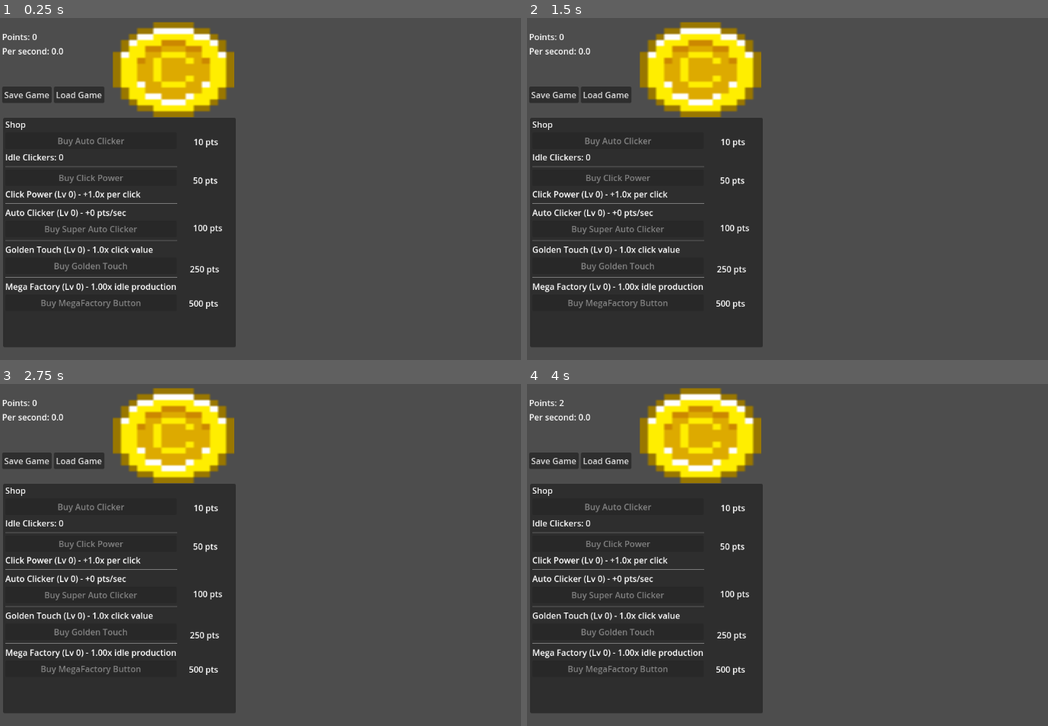
Above: before the commit, frames 1-4 (two rows, left to right).
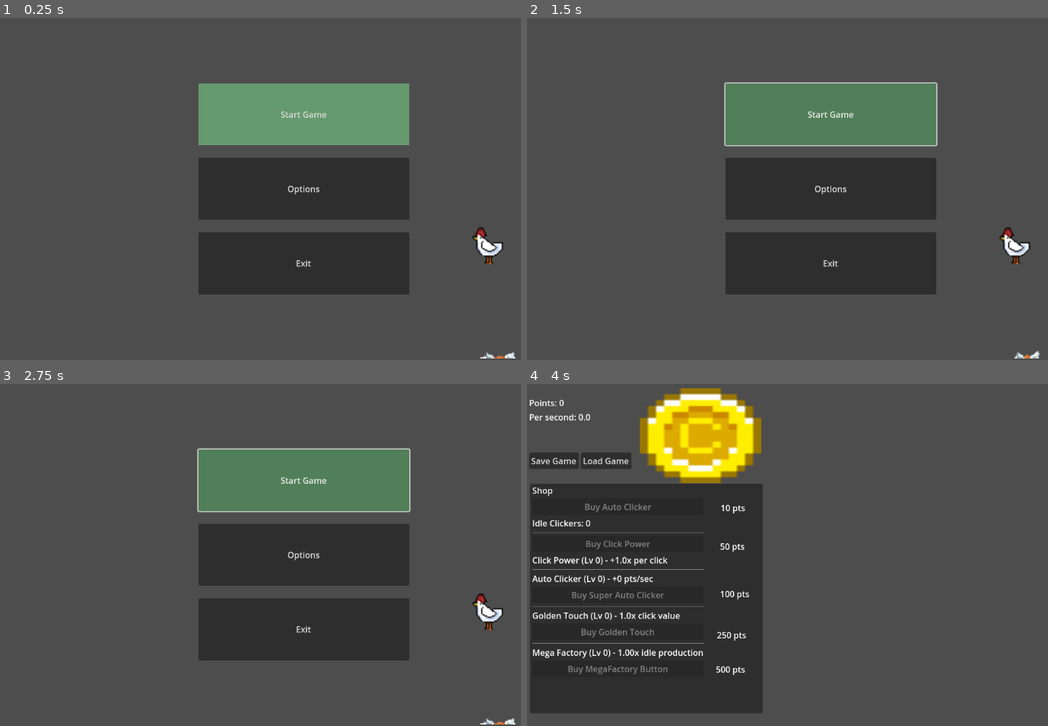
Above: after the commit, the same moments.

Repository: SamuelMTack/Push-Out-Games
Game: Godot game, scene res://main_ui.tscn
Same seed, same stepped clock (60 frames per second), same inputs: the game is played once before the commit and once after it. Before the commit the project starts from res://node_2d.tscn.
Inputs (mouse positions are in pixels of both pictures, inside the frame that each line leads up to):
- Up to frame 1 (0.25 s): no input
- Up to frame 2 (1.5 s): click (829, 189) at 0.5 s, where only the run after the commit has a clickable "Options"; click (829, 113) at 1.25 s, where only the run after the commit has a clickable "Start Game"
- Up to frame 3 (2.75 s): click (302, 479) at 2 s, where only the run after the commit has a clickable "Start Game"
- Up to frame 4 (4 s): click (698, 435) at 2.77 s; click (698, 435) at 3.52 s

The runs differ from the first frame. In frame 1, 51% of the frame differs, in the area x 0-99%, y 1-100%; in frame 2, 51%; in frame 3, 51%; in frame 4, less than 0.1%.

Commit message:
new Main Scene

Diff:
--- /dev/null
+++ b/claude-clicker-game/Scripts/main_ui.gd
@@ -0,0 +1,17 @@
+extends Control
+
+@onready var timer: Timer = $Timer
+
+
+func _on_button_start_pressed() -> void:
+	timer.start()
+
+func _on_timer_timeout() -> void:
+	get_tree().change_scene_to_file("res://node_2d.tscn")
+
+func _on_button_options_pressed() -> void:
+	pass # Replace with function body.
+
+
+func _on_button_exit_pressed() -> void:
+	get_tree().quit()
--- a/claude-clicker-game/main_ui.tscn
+++ b/claude-clicker-game/main_ui.tscn
@@ -1,8 +1,19 @@
-[gd_scene load_steps=16 format=3 uid="uid://bn7bcymv1b1dm"]
+[gd_scene load_steps=20 format=3 uid="uid://bn7bcymv1b1dm"]
 
-[ext_resource type="Script" uid="uid://b4s8j5r0tjtj4" path="res://button_click_me.gd" id="1_ktt6o"]
+[ext_resource type="Script" uid="uid://11o42lhqb5tm" path="res://Scripts/main_ui.gd" id="1_4uoxc"]
 [ext_resource type="Texture2D" uid="uid://dyaktjn5d1c7p" path="res://Sprites/Falling_Egg_Sprite.png" id="2_4uoxc"]
+[ext_resource type="Script" uid="uid://b4s8j5r0tjtj4" path="res://Scripts/button_click_me.gd" id="2_llbac"]
 [ext_resource type="Texture2D" uid="uid://cvqltc5pc1mn5" path="res://Sprites/Chicken_Sprite.png" id="3_llbac"]
+
+[sub_resource type="StyleBoxFlat" id="StyleBoxFlat_dcbcb"]
+bg_color = Color(0.318856, 0.49854326, 0.3505717, 1)
+
+[sub_resource type="StyleBoxFlat" id="StyleBoxFlat_4uoxc"]
+bg_color = Color(0.39607844, 0.6, 0.43137255, 1)
+
+[sub_resource type="Theme" id="Theme_llbac"]
+Button/styles/hover = SubResource("StyleBoxFlat_dcbcb")
+Button/styles/normal = SubResource("StyleBoxFlat_4uoxc")
 
 [sub_resource type="AtlasTexture" id="AtlasTexture_n1q3t"]
 atlas = ExtResource("2_4uoxc")
@@ -100,123 +111,46 @@
 anchor_bottom = 1.0
 grow_horizontal = 2
 grow_vertical = 2
+script = ExtResource("1_4uoxc")
 
 [node name="VBoxContainer" type="VBoxContainer" parent="."]
-custom_minimum_size = Vector2(400, 0)
+custom_minimum_size = Vector2(400, 400)
 layout_mode = 1
-anchors_preset = -1
+anchors_preset = 8
 anchor_left = 0.5
+anchor_top = 0.5
 anchor_right = 0.5
-anchor_bottom = 1.0
+anchor_bottom = 0.5
+offset_left = -200.0
+offset_top = -90.0
+offset_right = 200.0
+offset_bottom = 90.0
 grow_horizontal = 2
 grow_vertical = 2
+theme_override_constants/separation = 24
 
-[node name="Control2" type="Control" parent="VBoxContainer"]
-layout_mode = 2
-size_flags_vertical = 3
-
-[node name="ColorRect" type="ColorRect" parent="VBoxContainer/Control2"]
-layout_mode = 1
-anchors_preset = 15
-anchor_right = 1.0
-anchor_bottom = 1.0
-grow_horizontal = 2
-grow_vertical = 2
-color = Color(0.23529412, 0.16470589, 0.12941177, 0.4117647)
-
-[node name="Label_CurrentPoints" type="Label" parent="VBoxContainer/Control2"]
-layout_mode = 1
-anchors_preset = 15
-anchor_right = 1.0
-anchor_bottom = 1.0
-grow_horizontal = 2
-grow_vertical = 2
-size_flags_vertical = 3
-text = "0"
-horizontal_alignment = 1
-vertical_alignment = 1
-
-[node name="Control" type="Control" parent="VBoxContainer"]
-layout_mode = 2
-size_flags_vertical = 3
-
-[node name="ColorRect" type="ColorRect" parent="VBoxContainer/Control"]
-layout_mode = 1
-anchors_preset = 15
-anchor_right = 1.0
-anchor_bottom = 1.0
-grow_horizontal = 2
-grow_vertical = 2
-color = Color(0.23529412, 0.16470589, 0.12941177, 0.4117647)
-
-[node name="Label_PointsPerSecond" type="Label" parent="VBoxContainer/Control"]
-layout_mode = 1
-anchors_preset = 15
-anchor_right = 1.0
-anchor_bottom = 1.0
-grow_horizontal = 2
-grow_vertical = 2
-size_flags_vertical = 3
-text = "0/s"
-horizontal_alignment = 1
-vertical_alignment = 1
-
-[node name="Button_ClickMe" type="Button" parent="VBoxContainer"]
+[node name="Button_Start" type="Button" parent="VBoxContainer"]
 custom_minimum_size = Vector2(0, 50)
 layout_mode = 2
 size_flags_vertical = 3
-text = "CLICK ME"
-script = ExtResource("1_ktt6o")
+theme = SubResource("Theme_llbac")
+text = "Start Game"
+script = ExtResource("2_llbac")
 
-[node name="HBoxContainer" type="HBoxContainer" parent="VBoxContainer"]
-layout_mode = 2
-size_flags_vertical = 3
-
-[node name="Button_Save" type="Button" parent="VBoxContainer/HBoxContainer"]
-layout_mode = 2
-size_flags_horizontal = 3
-text = "save"
-
-[node name="Button_Load" type="Button" parent="VBoxContainer/HBoxContainer"]
-layout_mode = 2
-size_flags_horizontal = 3
-text = "load"
-
-[node name="VBoxContainer" type="HBoxContainer" parent="VBoxContainer"]
-layout_mode = 2
-size_flags_vertical = 3
-
-[node name="Control" type="Control" parent="VBoxContainer/VBoxContainer"]
-layout_mode = 2
-size_flags_horizontal = 3
-
-[node name="ColorRect" type="ColorRect" parent="VBoxContainer/VBoxContainer/Control"]
-layout_mode = 1
-anchors_preset = 15
-anchor_right = 1.0
-anchor_bottom = 1.0
-grow_horizontal = 2
-grow_vertical = 2
-color = Color(0.23529412, 0.16470589, 0.12941177, 0.4117647)
-
-[node name="Label_AutoClickerCost" type="Label" parent="VBoxContainer/VBoxContainer/Control"]
-layout_mode = 1
-anchors_preset = 15
-anchor_right = 1.0
-anchor_bottom = 1.0
-grow_horizontal = 2
-grow_vertical = 2
-size_flags_horizontal = 3
-size_flags_vertical = 1
-text = "auto clicker cost: 0€"
-horizontal_alignment = 1
-vertical_alignment = 1
-
-[node name="Button_AutoClickerBuy" type="Button" parent="VBoxContainer/VBoxContainer"]
+[node name="Button_Options" type="Button" parent="VBoxContainer"]
 layout_mode = 2
 size_flags_horizontal = 3
 size_flags_vertical = 3
-text = "Buy"
+text = "Options"
+
+[node name="Button_Exit" type="Button" parent="VBoxContainer"]
+layout_mode = 2
+size_flags_horizontal = 3
+size_flags_vertical = 3
+text = "Exit"
+
+[node name="Timer" type="Timer" parent="."]
+wait_time = 1.5
 
 [node name="Eggs" type="AnimatedSprite2D" parent="."]
 position = Vector2(942.56, 498.56)
@@ -232,7 +166,11 @@
 sprite_frames = SubResource("SpriteFrames_yubjs")
 animation = &"Chicken_poop"
 
-[connection signal="button_down" from="VBoxContainer/Button_ClickMe" to="VBoxContainer/Button_ClickMe" method="_on_button_down"]
-[connection signal="button_up" from="VBoxContainer/Button_ClickMe" to="VBoxContainer/Button_ClickMe" method="_on_button_up"]
-[connection signal="pressed" from="VBoxContainer/Button_ClickMe" to="VBoxContainer/Button_ClickMe" method="_on_pressed"]
-[connection signal="animation_finished" from="Eggs" to="VBoxContainer/Button_ClickMe" method="_on_eggs_animation_finished"]
+[connection signal="button_down" from="VBoxContainer/Button_Start" to="VBoxContainer/Button_Start" method="_on_button_down"]
+[connection signal="button_up" from="VBoxContainer/Button_Start" to="VBoxContainer/Button_Start" method="_on_button_up"]
+[connection signal="pressed" from="VBoxContainer/Button_Start" to="." method="_on_button_start_pressed"]
+[connection signal="pressed" from="VBoxContainer/Button_Start" to="VBoxContainer/Button_Start" method="_on_pressed"]
+[connection signal="pressed" from="VBoxContainer/Button_Options" to="." method="_on_button_options_pressed"]
+[connection signal="pressed" from="VBoxContainer/Button_Exit" to="." method="_on_button_exit_pressed"]
+[connection signal="timeout" from="Timer" to="." method="_on_timer_timeout"]
+[connection signal="animation_finished" from="Eggs" to="VBoxContainer/Button_Start" method="_on_eggs_animation_finished"]
--- a/claude-clicker-game/node_2d.tscn
+++ b/claude-clicker-game/node_2d.tscn
@@ -1,13 +1,13 @@
 [gd_scene load_steps=5 format=3 uid="uid://boycwgpu048yy"]
 
-[ext_resource type="Script" uid="uid://q7ri5gs0vl3l" path="res://node_2d.gd" id="1_wtcfe"]
-[ext_resource type="Texture2D" uid="uid://5wyxn05cdg7p" path="res://Sprites/coin_01.png" id="2_ir8iy"]
-[ext_resource type="AudioStream" uid="uid://c32f2ctcqoyid" path="res://FX/coin1.wav" id="3_0hol4"]
-[ext_resource type="AudioStream" uid="uid://cq1jp1xi0i1dc" path="res://Music/jacksontorreal_-_rest_(for_a_bit).mp3" id="10_k73cj"]
+[ext_resource type="Script" uid="uid://q7ri5gs0vl3l" path="res://Scripts/node_2d.gd" id="1_6whob"]
+[ext_resource type="Texture2D" uid="uid://5wyxn05cdg7p" path="res://Sprites/coin_01.png" id="2_u7krg"]
+[ext_resource type="AudioStream" uid="uid://c32f2ctcqoyid" path="res://FX/coin1.wav" id="3_tx0tn"]
+[ext_resource type="AudioStream" uid="uid://cq1jp1xi0i1dc" path="res://Music/jacksontorreal_-_rest_(for_a_bit).mp3" id="4_wjtap"]
 
 [node name="Node2D" type="Node2D"]
 position = Vector2(82, -1)
-script = ExtResource("1_wtcfe")
+script = ExtResource("1_6whob")
 
 [node name="VBoxContainer" type="Control" parent="."]
 layout_mode = 3
--- a/claude-clicker-game/project.godot
+++ b/claude-clicker-game/project.godot
@@ -11,7 +11,7 @@
 [application]
 
 config/name="Claude Clicker Game"
-run/main_scene="res://node_2d.tscn"
+run/main_scene="uid://bn7bcymv1b1dm"
 config/features=PackedStringArray("4.5", "Forward Plus")
 boot_splash/bg_color=Color(1, 1, 1, 1)
 boot_splash/image="uid://lxau3gv5324y"
Renamed: claude-clicker-game/button_click_me.gd -> claude-clicker-game/Scripts/button_click_me.gd
Renamed: claude-clicker-game/button_click_me.gd.uid -> claude-clicker-game/Scripts/button_click_me.gd.uid
Not shown, added: claude-clicker-game/Scripts/main_ui.gd.uid
Renamed: claude-clicker-game/node_2d.gd -> claude-clicker-game/Scripts/node_2d.gd
Renamed: claude-clicker-game/node_2d.gd.uid -> claude-clicker-game/Scripts/node_2d.gd.uid
Not shown: 2 places in claude-clicker-game/node_2d.tscn that only renumber resources
